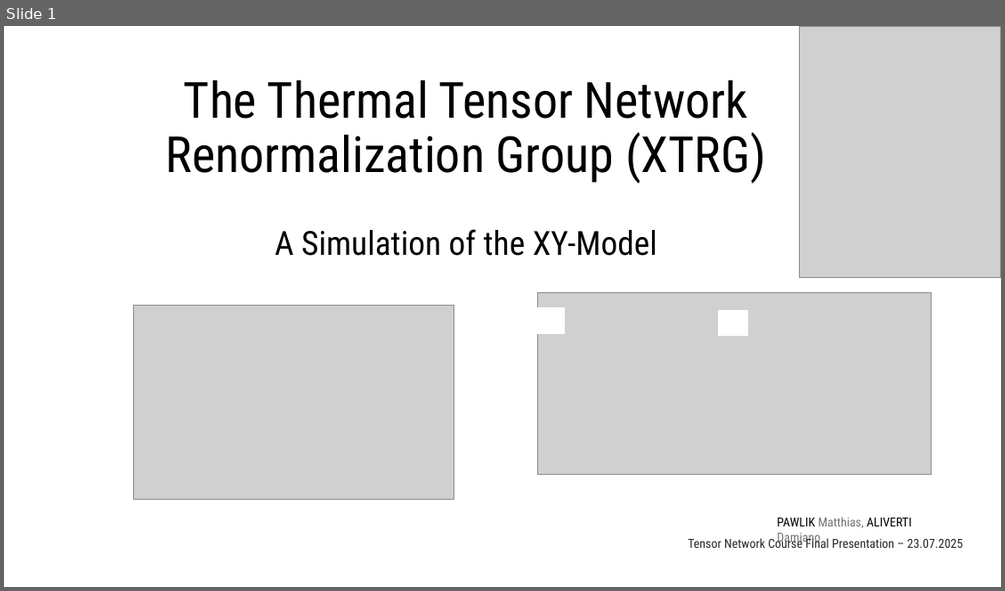
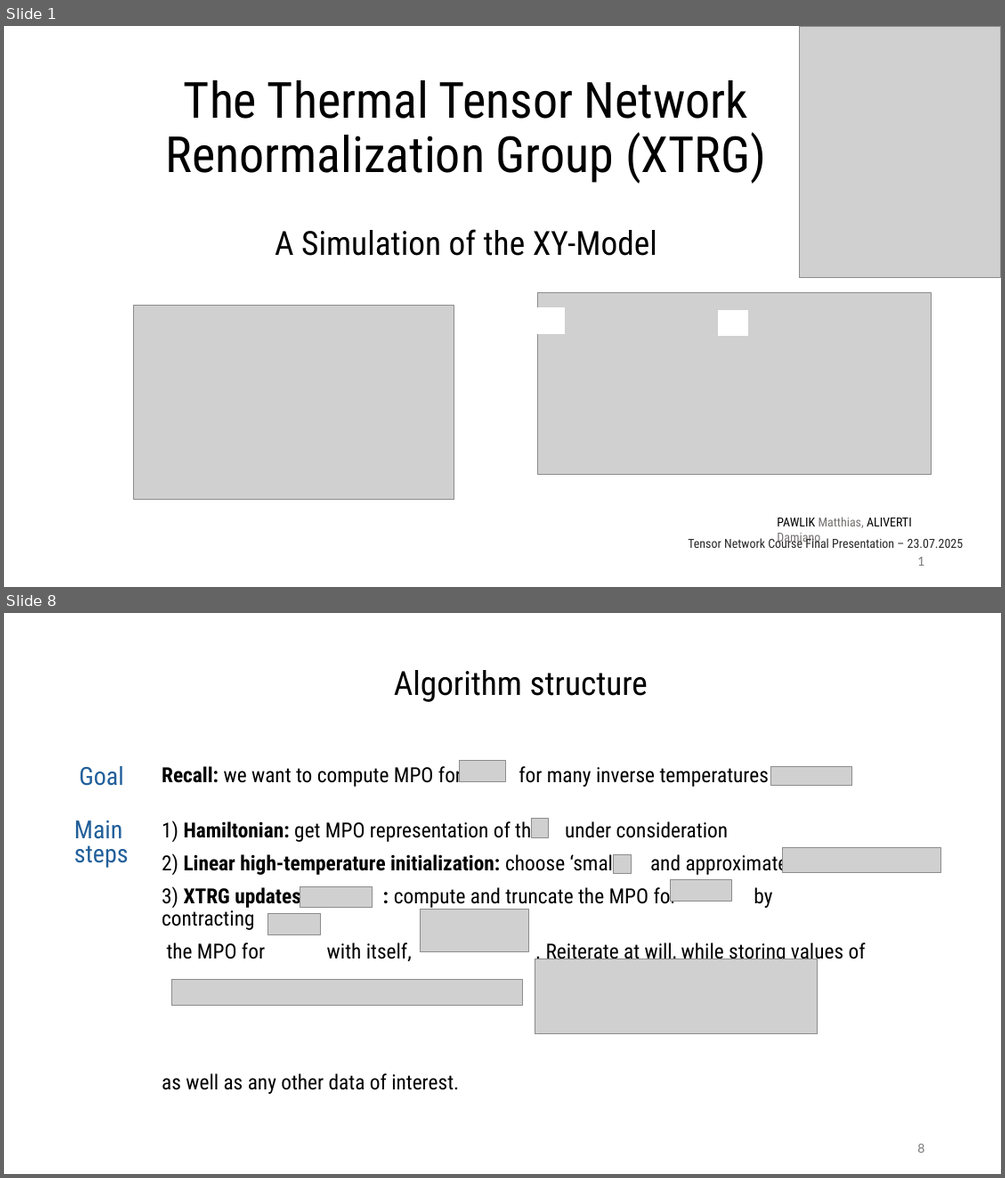
Before and after one commit to MrHighsenberg/XTRG-Algorithm, a slide deck: presentation/Term_Project_XTRG_Presentation.pptx. Shown one above the other, each under a label of ours: slide 1 before the commit, slides 1 and 8 after it; the slides between them are not shown. The pictures are 1005x591 and 1005x1178 pixels, drawn with LibreOffice and Linux fonts; fonts in the diff are those of the drawing; grey boxes stand for pictures. Boxes give left, top, right and bottom in pixels: in the first picture for what was removed or moved away, otherwise in the second. Text is boxed around its words. In the diff, an @@ line names an element or a change of style, - is before the commit and + after.

```diff
--- a/presentation/Term_Project_XTRG_Presentation.pptx
+++ b/presentation/Term_Project_XTRG_Presentation.pptx
@@ slide 8 added at bbox=[4, 613, 1001, 1174], background #FFFFFF @@
@@ text added at bbox=[394, 670, 647, 702], 32 pt, text #000000 @@
+Algorithm structure
@@ text added at bbox=[79, 766, 123, 786], 24 pt, text #215F9A @@
+Goal
@@ text added at bbox=[162, 763, 769, 787], 20 pt, text #000000 @@
+Recall: we want to compute MPO for for many inverse temperatures
@@ picture added at bbox=[460, 761, 505, 782] @@
@@ picture added at bbox=[771, 767, 852, 786] @@
@@ text added at bbox=[74, 820, 129, 868], 24 pt, text #215F9A @@
+Main steps
@@ text added at bbox=[162, 819, 866, 1094], 20 pt, text #000000 @@
+1) Hamiltonian: get MPO representation of the under consideration
+2) Linear high-temperature initialization: choose ‘small’ and approximate
+3) XTRG updates, : compute and truncate the MPO for by contracting
+the MPO for with itself, . Reiterate at will, while storing values of
+as well as any other data of interest.
@@ picture added at bbox=[531, 818, 549, 837] @@
@@ picture added at bbox=[783, 847, 941, 873] @@
@@ picture added at bbox=[613, 854, 631, 873] @@
@@ picture added at bbox=[300, 887, 372, 908] @@
@@ picture added at bbox=[671, 880, 732, 901] @@
@@ picture added at bbox=[268, 913, 321, 934] @@
@@ picture added at bbox=[421, 909, 530, 952] @@
@@ picture added at bbox=[535, 959, 817, 1034] @@
@@ picture added at bbox=[171, 979, 522, 1005] @@
@@ page number added at bbox=[917, 1143, 924, 1152], 12 pt, text #797979 @@
+8
@@ slide 1 changed as well @@
@@ page number added at bbox=[917, 556, 924, 565], 12 pt, text #797979 @@
+1
```
Also in this commit, not shown: 3 other slides changed, 11 other slides added, 1 slide removed, 10 other files.
